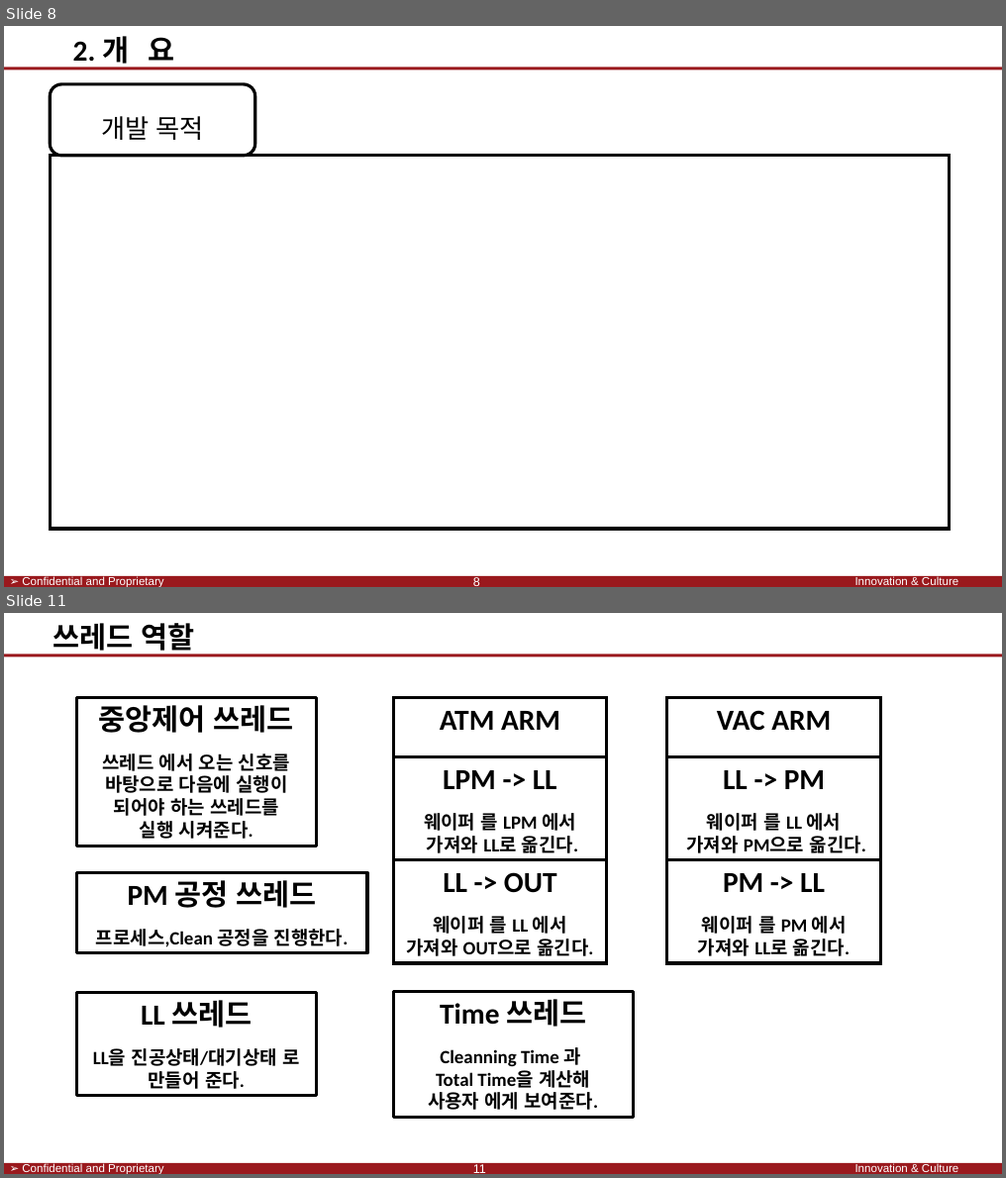
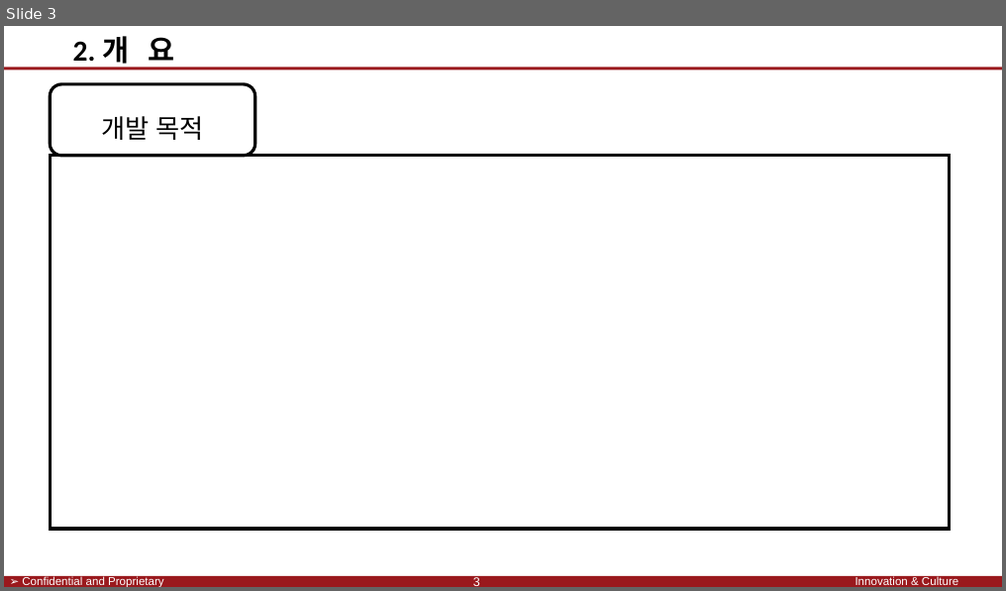
Before and after one commit to SaintSeong/JusungProject, a slide deck: A조 발표.pptx. Shown one above the other, each under a label of ours: slides 8 and 11 before the commit, slide 3 after it; the slides between them are not shown. The pictures are 1006x1178 and 1006x591 pixels, drawn with LibreOffice and Linux fonts; fonts in the diff are those of the drawing; background and template pictures are left out. Boxes give left, top, right and bottom in pixels: in the first picture for what was removed or moved away, otherwise in the second. Text is boxed around its words. In the diff, an @@ line names an element or a change of style, - is before the commit and + after.

```diff
--- a/A조 발표.pptx
+++ b/A조 발표.pptx
@@ slide 11 removed at bbox=[4, 613, 1002, 1174], background #FFFFFF; not listed: 4 template elements that a slide beside it also shows @@
@@ text removed at bbox=[53, 623, 195, 656] @@
-쓰레드 역할
@@ rectangle removed at bbox=[76, 697, 316, 847] @@
-중앙제어 쓰레드
-쓰레드 에서 오는 신호를
-바탕으로 다음에 실행이
-되어야 하는 쓰레드를
-실행 시켜준다.
@@ rectangle removed at bbox=[393, 697, 607, 964] @@
-ATM ARM
@@ rectangle removed at bbox=[667, 697, 880, 964] @@
-VAC ARM
@@ rectangle removed at bbox=[393, 757, 607, 861] @@
-LPM -> LL
-웨이퍼 를 LPM 에서
-가져와 LL로 옮긴다.
@@ rectangle removed at bbox=[667, 757, 880, 861] @@
-LL -> PM
-웨이퍼 를 LL 에서
-가져와 PM으로 옮긴다.
@@ rectangle removed at bbox=[76, 872, 368, 954] @@
-PM 공정 쓰레드
-프로세스,Clean 공정을 진행한다.
@@ rectangle removed at bbox=[393, 861, 607, 963] @@
-LL -> OUT
-웨이퍼 를 LL 에서
-가져와 OUT으로 옮긴다.
@@ rectangle removed at bbox=[667, 861, 880, 963] @@
-PM -> LL
-웨이퍼 를 PM 에서
-가져와 LL로 옮긴다.
@@ rectangle removed at bbox=[76, 992, 316, 1096] @@
-LL 쓰레드
-LL을 진공상태/대기상태 로
-만들어 준다.
@@ rectangle removed at bbox=[393, 992, 633, 1118] @@
-Time 쓰레드
-Cleanning Time 과
-Total Time을 계산해
-사용자 에게 보여준다.
@@ page number removed at bbox=[473, 1164, 486, 1173] @@
-11
@@ what was slide 8 is now slide 3 @@
```
Also in this commit, not shown: 7 slides changed, 5 slides added, 11 other slides removed.
